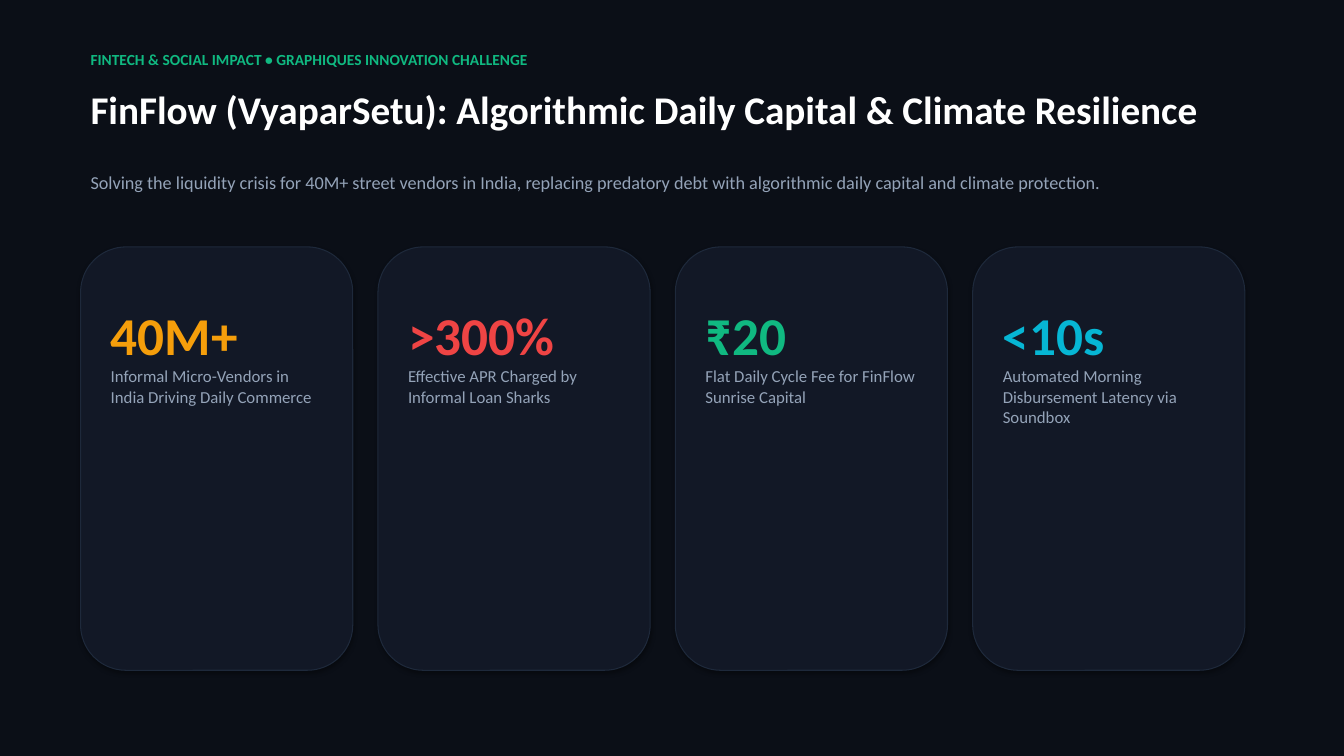
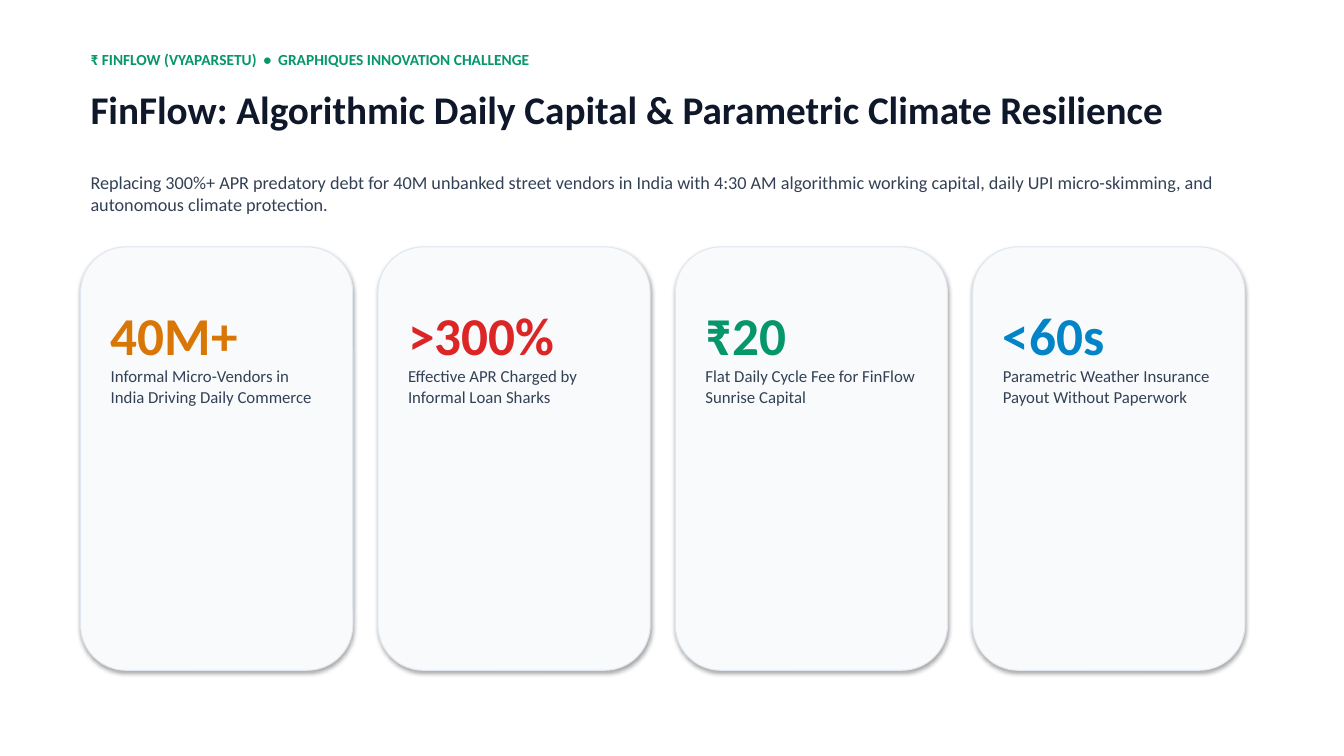
Before and after one commit to aadisthunder/finflow-graphiques, a slide deck: slide 1 of FinFlow_Pitch_Deck.pptx. Drawn at 1344x756 pixels with LibreOffice and Linux fonts; fonts in the diff are those of the drawing. Boxes give left, top, right and bottom in pixels: in the first picture for what was removed or moved away, otherwise in the second. Text is boxed around its words. In the diff, an @@ line names an element or a change of style, - is before the commit and + after.

```diff
--- a/FinFlow_Pitch_Deck.pptx
+++ b/FinFlow_Pitch_Deck.pptx
@@ rectangle at <box>0,0,1344,756</box>: fill #0B0F17 to #FFFFFF @@
@@ text at <box>102,53,529,67</box>: text changed; text colour #10B981 to #059669 @@
-FINTECH & SOCIAL IMPACT • GRAPHIQUES INNOVATION CHALLENGE
+₹ FINFLOW (VYAPARSETU) • GRAPHIQUES INNOVATION CHALLENGE
@@ text at <box>91,96,1162,131</box>: text changed; text colour #FFFFFF to #0F172A @@
-FinFlow (VyaparSetu): Algorithmic Daily Capital & Climate Resilience
+FinFlow: Algorithmic Daily Capital & Parametric Climate Resilience
@@ text at <box>91,176,1213,214</box>: text changed; text colour #94A3B8 to #334155 @@
-Solving the liquidity crisis for 40M+ street vendors in India, replacing predatory debt with algorithmic daily capital and climate protection.
+Replacing 300%+ APR predatory debt for 40M unbanked street vendors in India with 4:30 AM algorithmic working capital, daily UPI micro-skimming, and autonomous climate protection.
@@ fill #121826 to #F8FAFC; outline #1E293B 0.75 pt to #E2E8F0 0.75 pt in 4 elements at <box>81,247,353,670</box>, <box>378,247,650,670</box>, <box>676,247,948,670</box>, <box>973,247,1245,670</box> @@
@@ text "40M+" at <box>111,320,312,406</box>: text colour #F59E0B to #D97706 in "40M+"; text colour #94A3B8 to #334155 @@
@@ text ">300%" at <box>408,318,577,403</box>: text colour #EF4444 to #DC2626 in ">300%"; text colour #94A3B8 to #334155 in "Effective APR Charged by Informal Loan Sharks" @@
@@ text "₹20" at <box>705,320,915,406</box>: text colour #10B981 to #059669 in "₹20"; text colour #94A3B8 to #334155 @@
@@ text at <box>1003,318,1209,406</box>: text changed; text colour #94A3B8 to #334155 @@
-<10s
-Automated Morning Disbursement Latency via Soundbox
+<60s
+Parametric Weather Insurance Payout Without Paperwork
```
Also in this commit, not shown: 9 other slides changed, 20 other files.
